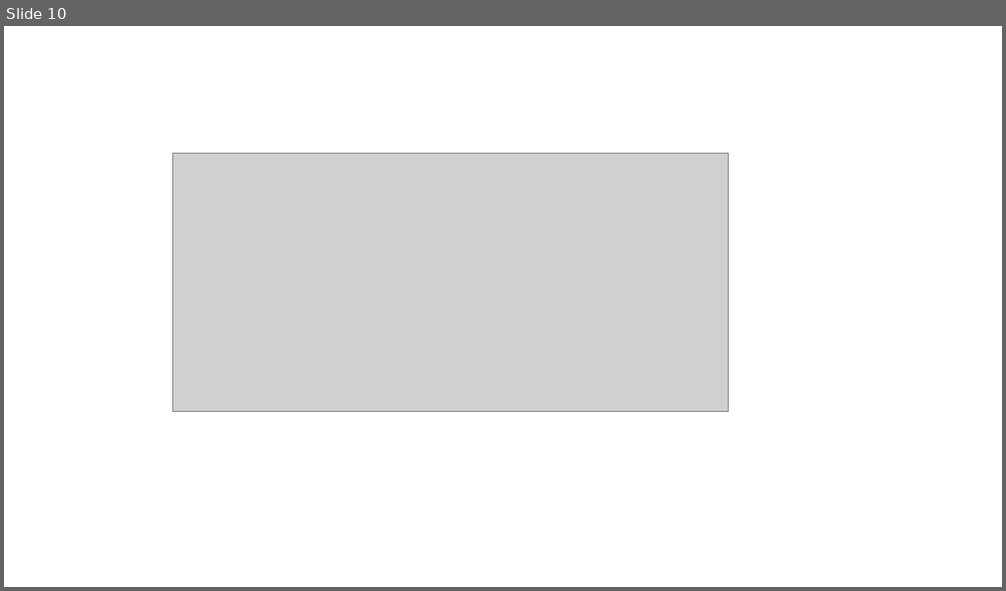
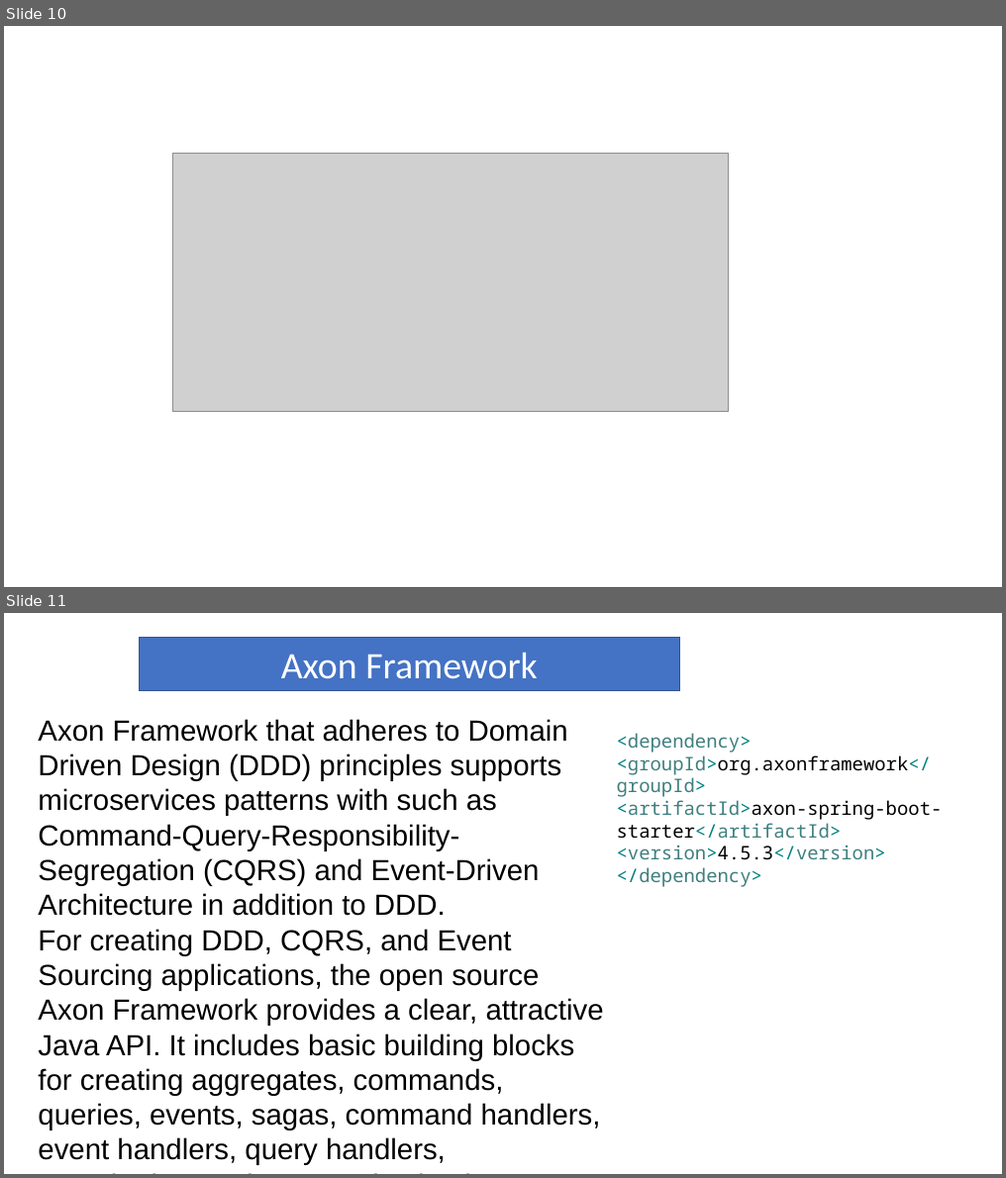
Before and after one commit to radhavkrishna1994/SB_MSA_May_2022, a slide deck: ppts/CQRS.pptx. Shown one above the other, each under a label of ours: slide 10 before the commit, slides 10 and 11 after it. The pictures are 1006x591 and 1006x1178 pixels, drawn with LibreOffice and Linux fonts; fonts in the diff are those of the drawing; grey boxes stand for pictures. Boxes give left, top, right and bottom in pixels: in the first picture for what was removed or moved away, otherwise in the second. Text is boxed around its words. In the diff, an @@ line names an element or a change of style, - is before the commit and + after.

```diff
--- a/ppts/CQRS.pptx
+++ b/ppts/CQRS.pptx
@@ slide 11 added at bbox=[4, 613, 1002, 1174], background #FFFFFF @@
@@ rectangle added at bbox=[139, 638, 680, 691], fill #4472C4, outline #325491 1 pt, 36 pt, text #FFFFFF @@
+Axon Framework
@@ text added at bbox=[38, 719, 604, 1165], 28 pt, text #000000 @@
+Axon Framework that adheres to Domain Driven Design (DDD) principles supports microservices patterns with such as Command-Query-Responsibility-Segregation (CQRS) and Event-Driven Architecture in addition to DDD.
+For creating DDD, CQRS, and Event Sourcing applications, the open source Axon Framework provides a clear, attractive Java API. It includes basic building blocks for creating aggregates, commands, queries, events, sagas, command handlers, event handlers, query handlers, repositories, and communication buses, among other things.
@@ text added at bbox=[617, 733, 943, 887], 18 pt, text #3F7F7F @@
+<dependency>
+<groupId>org.axonframework</groupId>
+<artifactId>axon-spring-boot-starter</artifactId>
+<version>4.5.3</version>
+</dependency>
```
Also in this commit, not shown: 1 slide changed, 4 other slides added, 19 other files.
